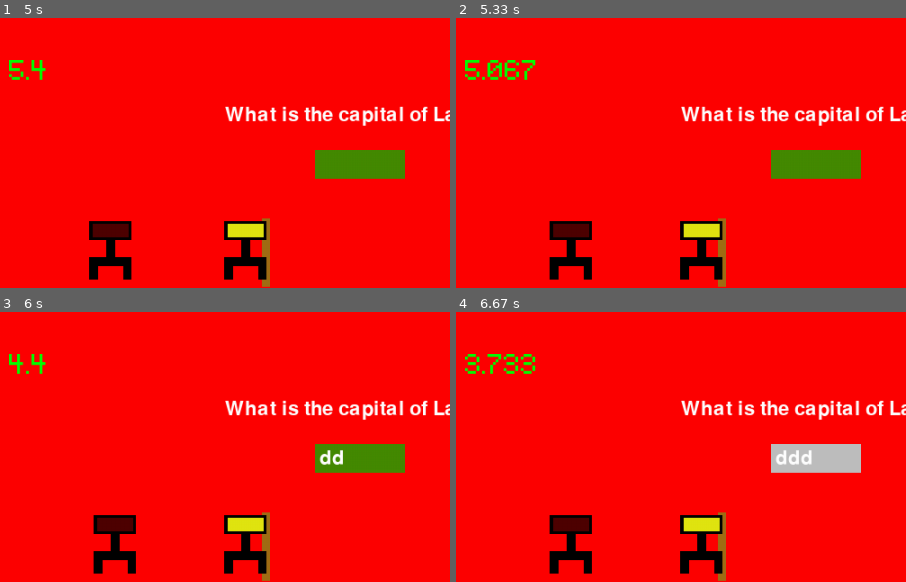
Above: before the commit, frames 1-4 (two rows, left to right).
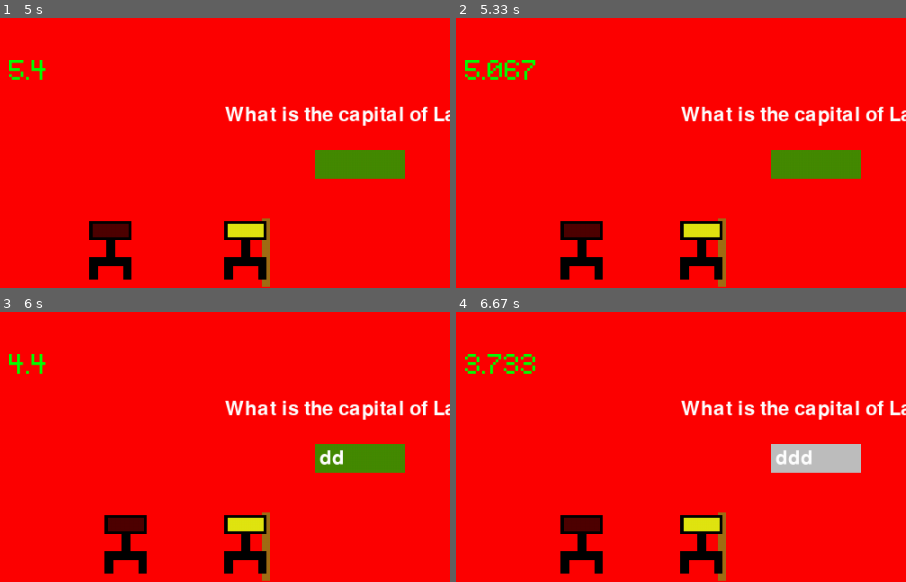
Above: after the commit, the same moments.

Repository: ShaneannX/Dying-Time-Game
Game: pygame game, started from dying_time_game.py
The game is run twice, just before and just after one commit, with the same random seed, the same clock (stepped at 60 frames per second) and the same inputs.
Inputs (mouse positions are % of the whole screen's width and height, from its top left):
- Up to frame 1 (5 s): click (50, 37) at 0.38 s; tap D at 0.67, 1, 1.4, 1.7, 1.97, 2.3, 2.6, 2.73, 3.13, 3.43, 3.8, 4.2, 4.5, 4.7 s
- Up to frame 2 (5.33 s): tap D at 5 s; tap Enter at 5.13 s
- Up to frame 3 (6 s): tap D at 5.53, 5.87 s
- Up to frame 4 (6.67 s): tap D at 6.17 s; move the mouse to (40, 26) at 6.3 s; click (40, 26) at 6.35 s; move the mouse to (69, 81) at 6.63 s
The pictures show only the part of the screen within x 0-50%, y 1-51%; the shares and areas given below are measured in that part.

Frame 1 is identical in both runs. In frame 2, 1.3% of the frame differs, in the area x 20-33%, y 75-98%; in frame 3, 1.3%; in frame 4, 1.3%.

Commit message:
Fixed restarting with hunter and player movmement after unlocked door. Also reset answer to default by using user input as it is initalised to empty after user submits their answer

Diff:
--- a/Classes/Characters.py
+++ b/Classes/Characters.py
@@ -37,6 +37,7 @@
         self.player_collision_rect.center = self.position.center
         # Condition check for the players ability to move or not.
         self.stop_player = False
+
     # Method to draw player onto the screen
     def draw(self, surface):
         surface.blit(self.player,self.position)
@@ -96,7 +97,7 @@
         self.position.x = player_pos.x - 150
     # Hunters movement towards the player
     def advance_to_player(self):
-        self.position.x += 300 * self.delta_time
+        self.position.x += 1000 * self.delta_time
     # Resets hunter to its inital states.
     def reset(self):
         self.position.x = 0
--- a/Classes/Screen.py
+++ b/Classes/Screen.py
@@ -59,15 +59,13 @@
 
     # Update method for conditional checks and screen management.
     def update(self):
+
         for door in self.doors:
             # Checks each door if the player collision rect collides with the door with it.
             if door.stops_player(self.player.player_collision_rect):
                 # Stop player from moving forward showing the door is locked.
                 self.player.stop()
-            # Otherwise checks if door is not locked and player is colliding with the door then unlock_door method of player is called.
-            elif not door.is_locked and door.stops_player(self.player.player_collision_rect):
-                # Player method that allows the player to move again when the d key is pressed.
-                self.player.unlocked_door()
+
             # Condition to check if door is locked and player is colliding with the door.
             if door.is_locked and door.stops_player(self.player.player_collision_rect):
                 # Call game manager method to switch screen for player to try and unlock the door.
@@ -128,6 +126,8 @@
                 self.answer = self.user_input
                 # Sets state back to True for the next door or when game restarts.
                 self.first_initalised = True
+                # Invokes player method to allow player movement again.
+                self.player.unlocked_door()
                 # countdown class method is invoked to add 10 seconds to the timer.
                 self.countdown.add_time(10)
                 # Game manager method is invoked to switch back to the game screen.
